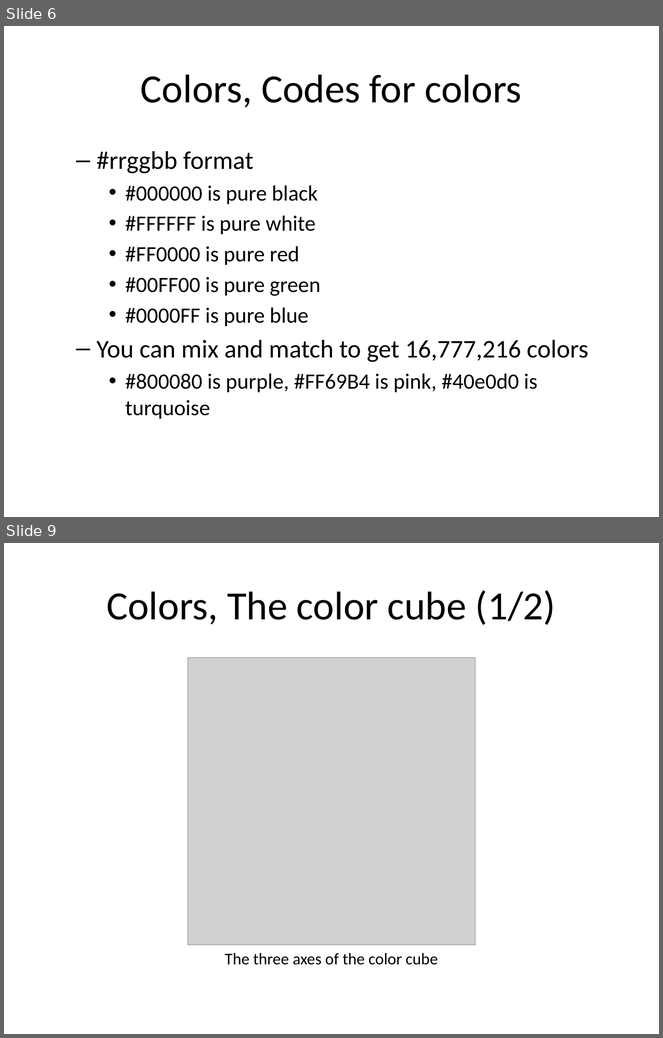
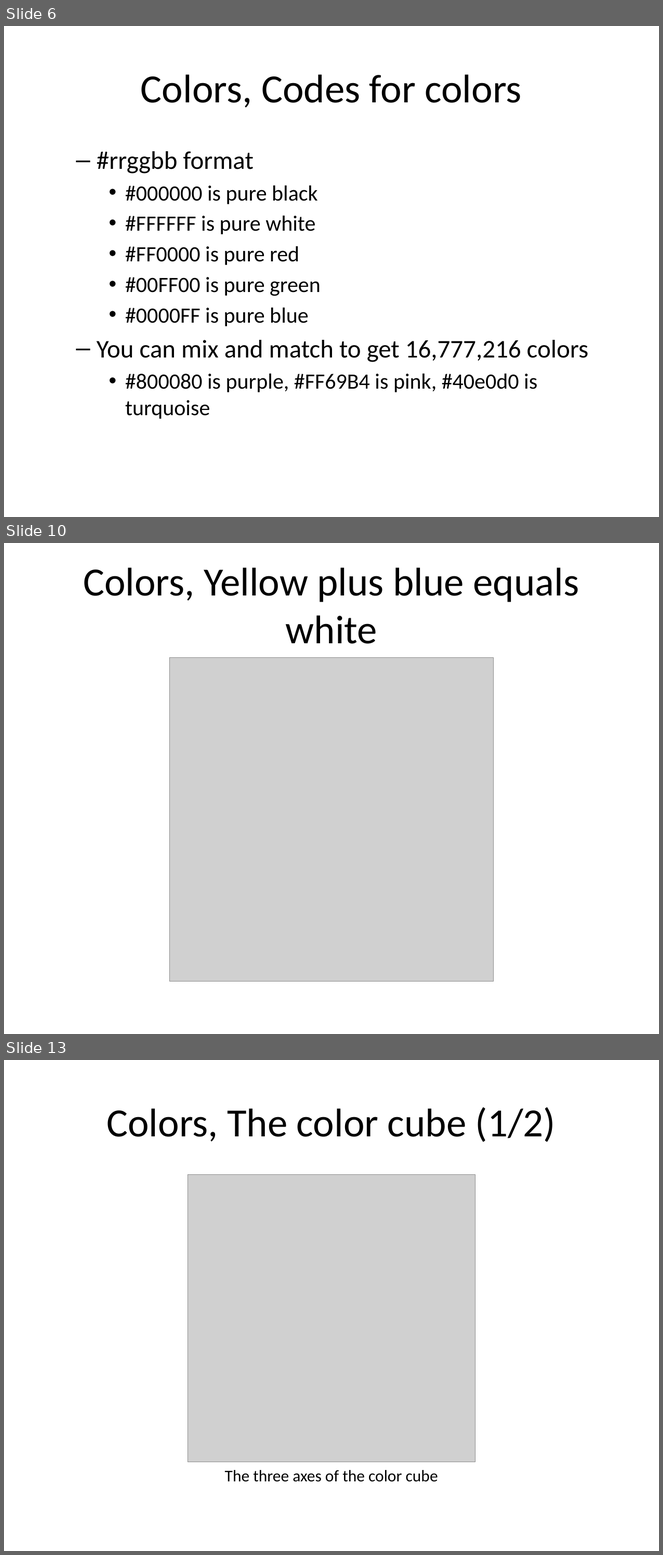
Before and after one commit to pmean/data-visualization, a slide deck: data-viz-02/component/tutorial-colors.pptx. Shown one above the other, each under a label of ours: slides 6 and 9 before the commit, slides 6, 10 and 13 after it; the slides between them are not shown. The pictures are 663x1038 and 663x1555 pixels, drawn with LibreOffice and Linux fonts; fonts in the diff are those of the drawing; grey boxes stand for pictures. Boxes give left, top, right and bottom in pixels: in the first picture for what was removed or moved away, otherwise in the second. Text is boxed around its words. In the diff, an @@ line names an element or a change of style, - is before the commit and + after.

```diff
--- a/data-viz-02/component/tutorial-colors.pptx
+++ b/data-viz-02/component/tutorial-colors.pptx
@@ slide 10 added at box(4, 543, 659, 1034), background #FFFFFF @@
@@ title added at box(83, 567, 580, 644), 44 pt, text #000000 @@
+Colors, Yellow plus blue equals white
@@ picture added at box(170, 657, 493, 981) @@
@@ what was slide 9 is now slide 13 @@
```
Also in this commit, not shown: 2 slides changed, 3 other slides added, 15 other files.
